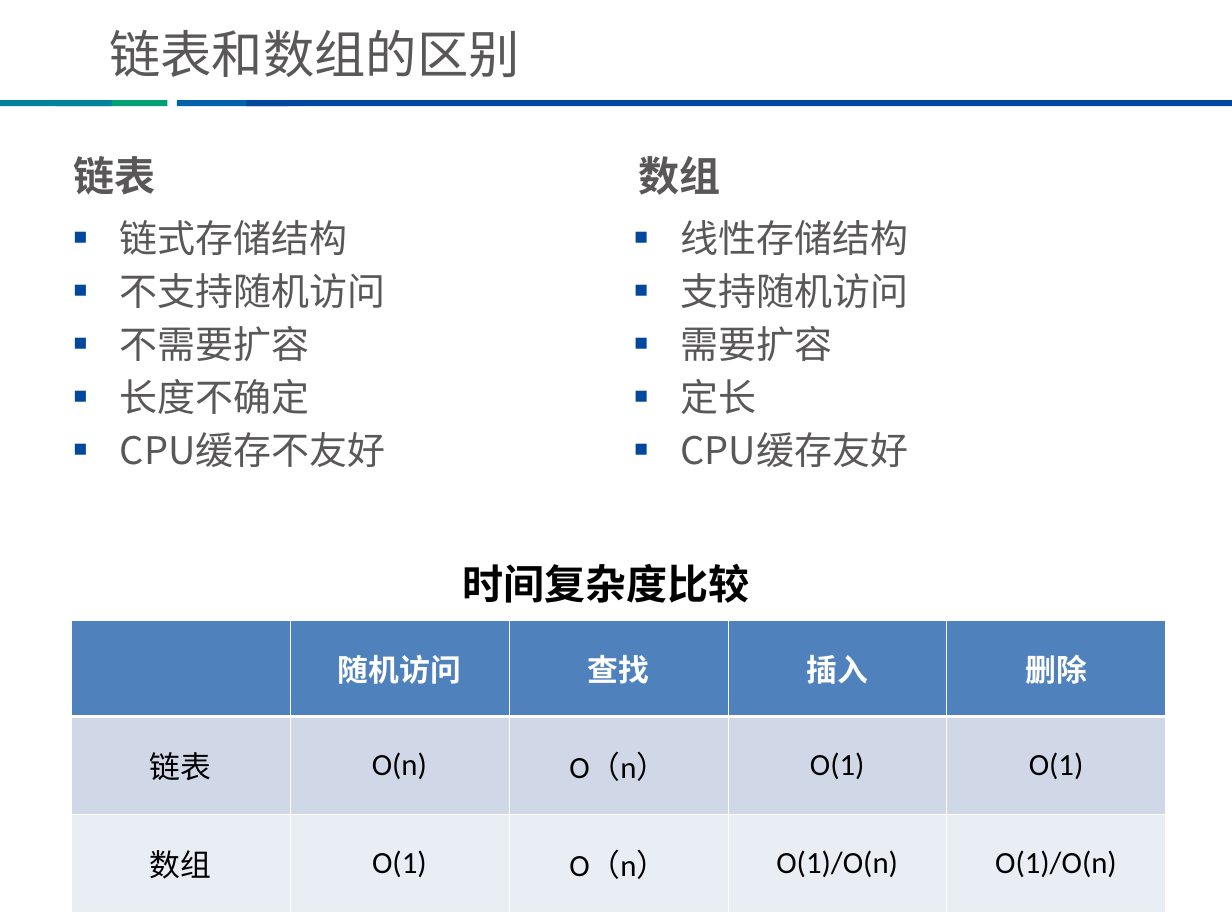
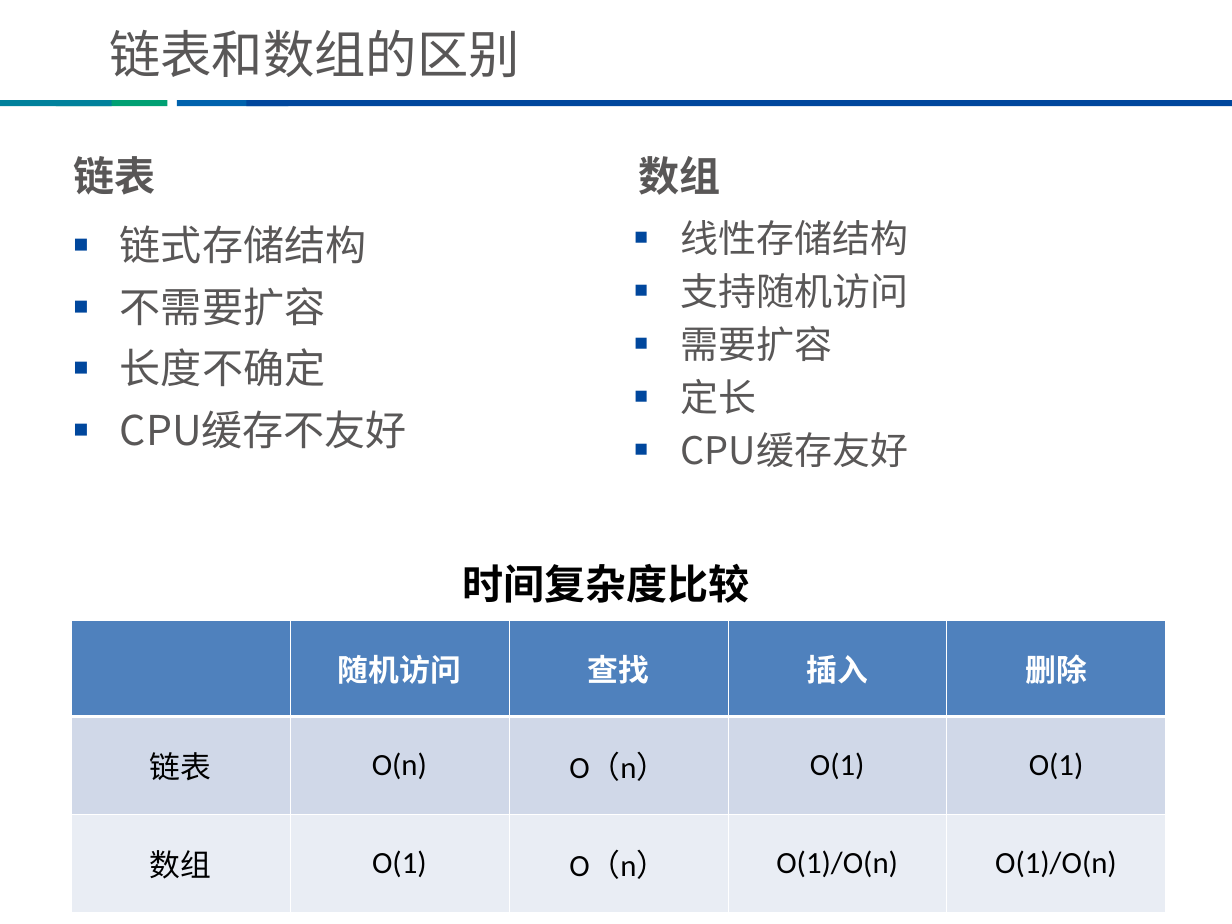
Before and after one commit to Tsaishichung/-, a slide deck: slide 31 of ppt/数据结构与算法分享/数据结构与算法（上）.ppt. Drawn at 1232x924 pixels with LibreOffice and Linux fonts; fonts in the diff are those of the drawing; background and template pictures are left out. Boxes give left, top, right and bottom in pixels: in the first picture for what was removed or moved away, otherwise in the second. Text is boxed around its words. In the diff, an @@ line names an element or a change of style, - is before the commit and + after.

Commit message:
更新数据结构与算法分享文档

```diff
--- a/ppt/数据结构与算法分享/数据结构与算法（上）.ppt
+++ b/ppt/数据结构与算法分享/数据结构与算法（上）.ppt
@@ text "链式存储结构" at bbox=[120, 225, 407, 449]: size 22.2 to 24 pt; line spacing 1.05 to 1.15 @@
@@ text at bbox=[120, 273, 386, 308]: paragraph removed @@
-■ 不支持随机访问
```
Also in this commit, not shown: 2 other slides changed, 5 slides added, 2 other files.
